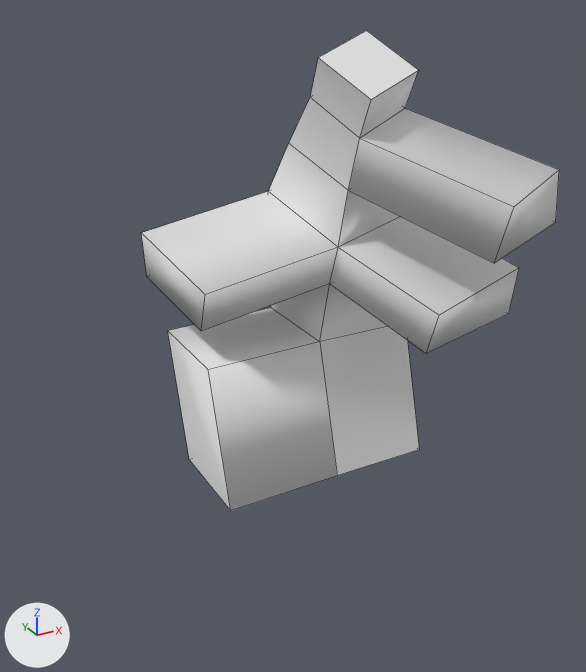
Two versions of the Blender file Model.blend, one commit apart.
Rendered twice from a camera (50 mm lens) standing at (-8.28, -12.43, 7.92) and looking at (-2.23, -1.45, 2.42). Arrows for +X, +Y and +Z are at lower left; the lights stay in place. Mesh edges are drawn as thin lines.
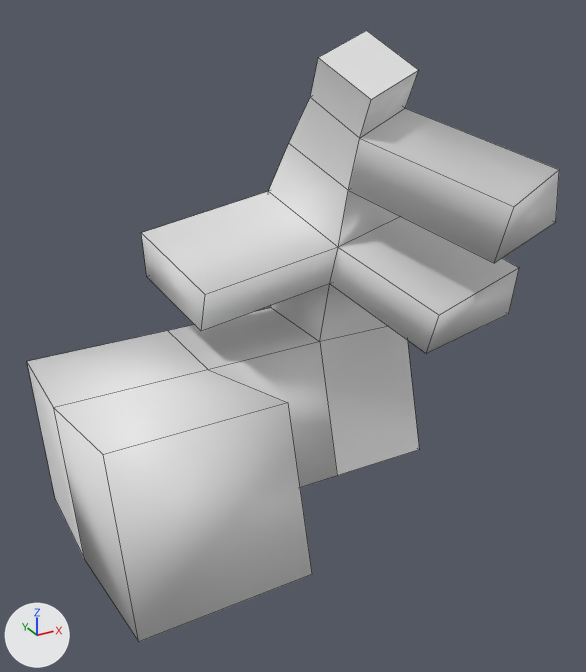
Commit message: Ginder Commit

What differs and where, as boxes [x1, y1, x2, y2] in the pictures (586 x 672 px):
'Cube', reshaped (27% wider, 27% taller): before [141, 31, 559, 511]; after [27, 31, 559, 642]
part 1 of me_cube, built on: before [168, 331, 231, 511]; after [27, 331, 312, 642]

Diff of the bpy script that builds the scene:
```diff
--- a/Model.blend.py
+++ b/Model.blend.py
@@ me_cube @@
 # used by ob_cube; location = (0.0, 0.0, 0.0)
-me_cube.from_pydata(...)  # 44 vertices, 42 faces; spans x -3.8..1.51, y -3.91..1.76, z -1.04..7.13
+me_cube.from_pydata(...)  # 52 vertices, 50 faces; spans x -6.08..1.51, y -4.01..1.76, z -1.09..7.13
+# me_cube part 1
+# 1 face is deleted
+# 8 vertices are added at x -6.08..-3.31, y -4.01..1.66, z -1.09..2.34
+# 9 new faces join them
 me_cube.materials.append(mat_material)
```
